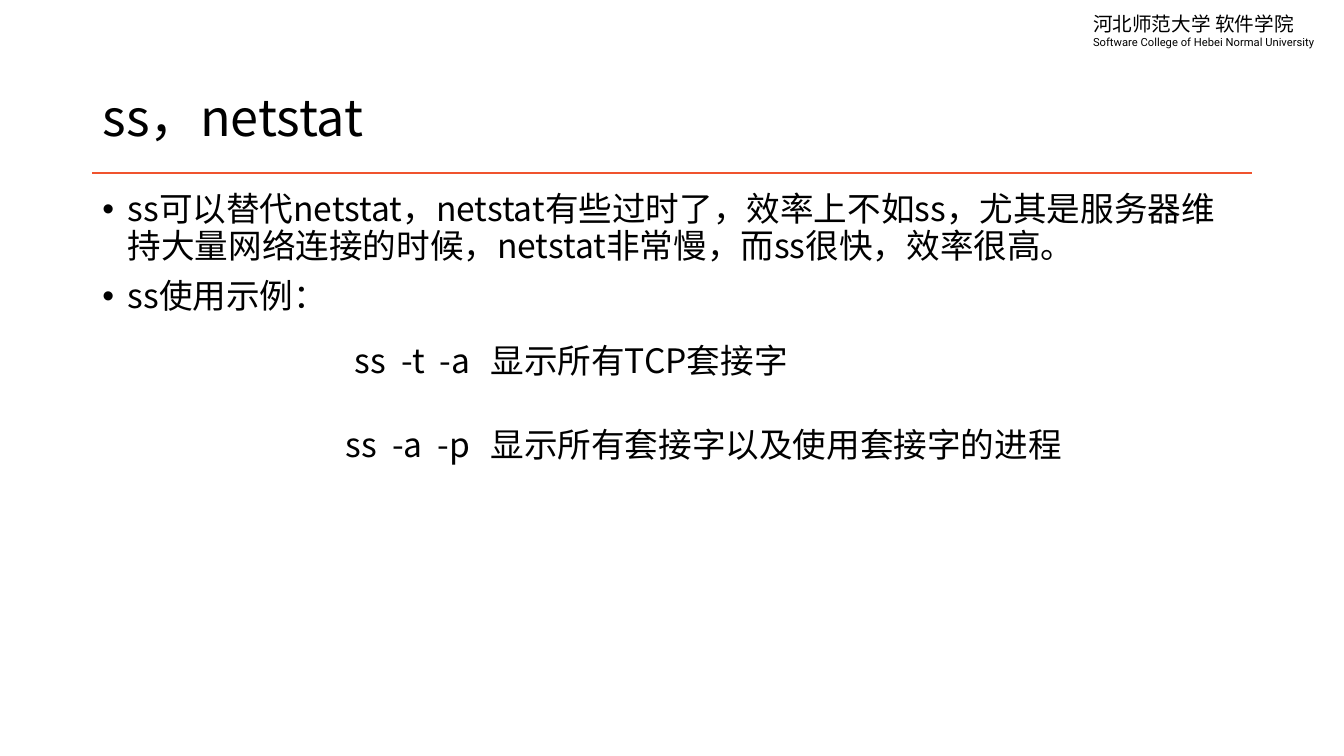
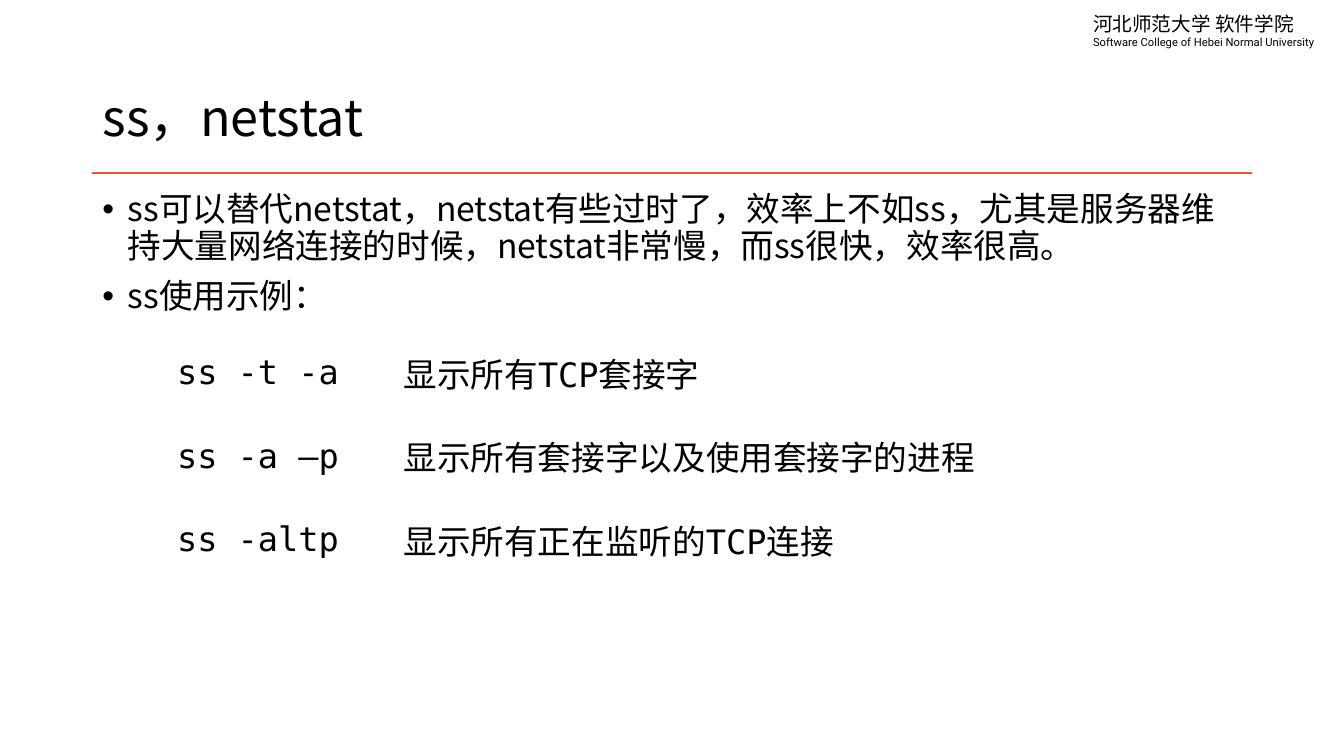
Before and after one commit to edu2act/course-linux-system, a slide deck: slide 5 of materials/slides/ch10-network.pptx. Drawn at 1344x756 pixels with LibreOffice and Linux fonts; fonts in the diff are those of the drawing. Boxes give left, top, right and bottom in pixels: in the first picture for what was removed or moved away, otherwise in the second. Text is boxed around its words. In the diff, an @@ line names an element or a change of style, - is before the commit and + after.

```diff
--- a/materials/slides/ch10-network.pptx
+++ b/materials/slides/ch10-network.pptx
@@ table at <box>167,331,1162,582</box> @@
-row 2, column 1: ss -a -p
+row 2, column 1: ss -a –p
-row 3, column 1: 
+row 3, column 1: ss -altp
-row 3, column 2: 
+row 3, column 2: 显示所有正在监听的TCP连接
@@ font Noto Sans CJK SC to DejaVu Sans Mono in "ss -t -a", "显示所有TCP套接字", "显示所有套接字以及使用套接字的进程" @@
@@ alignment right to left @@
@@ table: place and size @@
-table at <box>141,317,1135,568</box>
+table at <box>167,331,1162,582</box>
```
Also in this commit, not shown: 8 other slides changed, 5 slides added, 2 slides removed, 3 other files.
